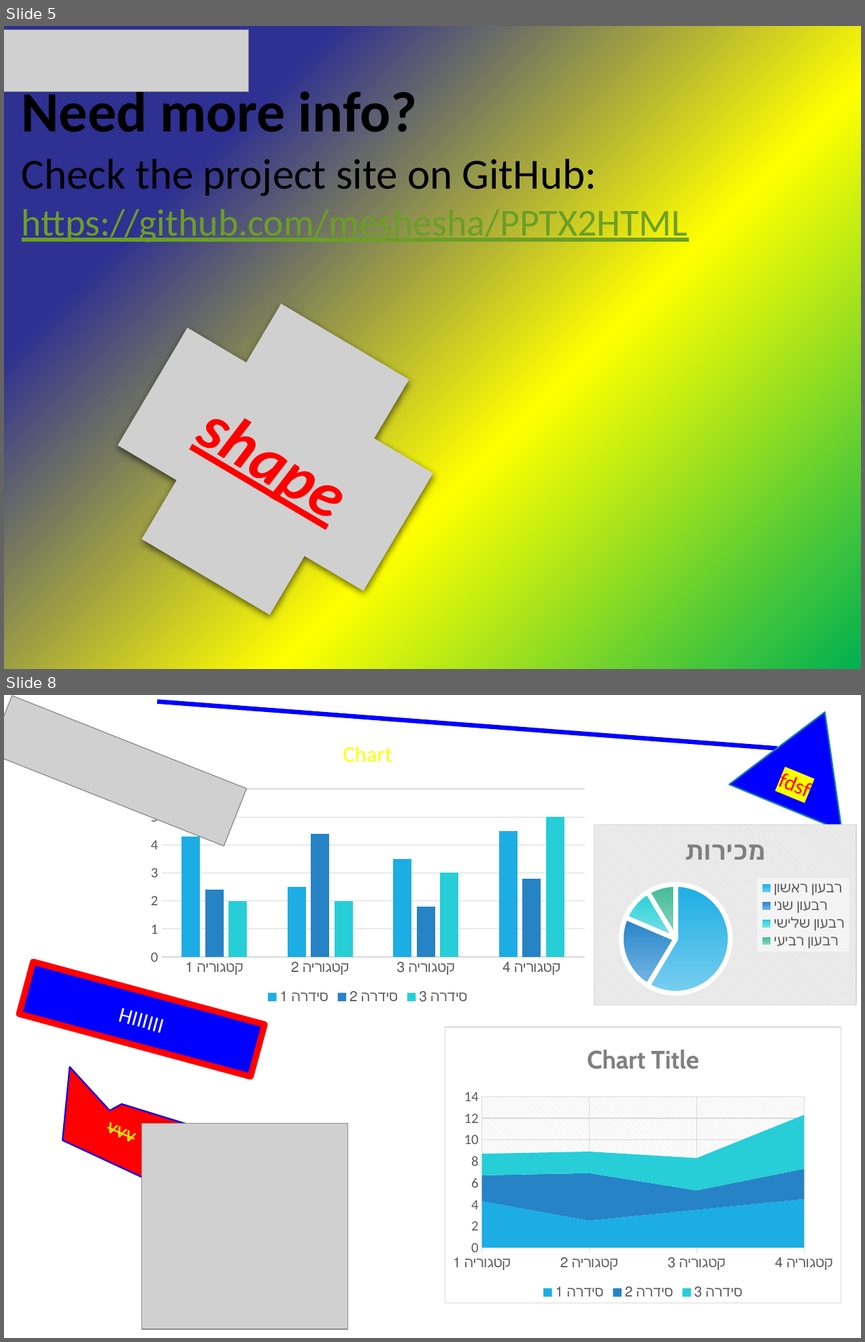
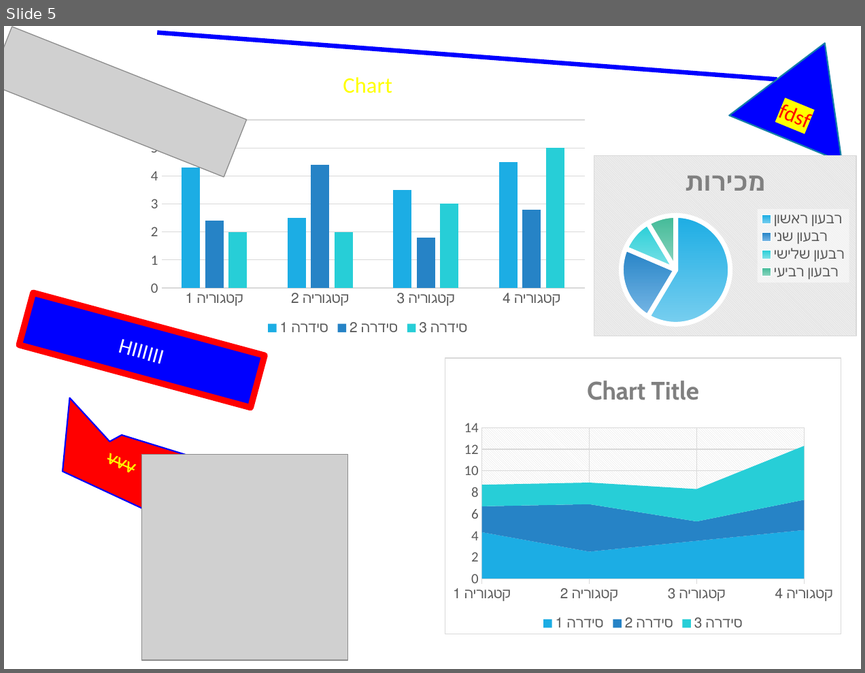
Before and after one commit to meshesha/meshesha.github.io, a slide deck: pptxjs/Sample_12.pptx. Shown one above the other, each under a label of ours: slides 5 and 8 before the commit, slide 5 after it; the slides between them are not shown. The pictures are 865x1342 and 865x673 pixels, drawn with LibreOffice and Linux fonts; fonts in the diff are those of the drawing; grey boxes stand for pictures; background and template pictures are left out. Boxes give left, top, right and bottom in pixels: in the first picture for what was removed or moved away, otherwise in the second. Text is boxed around its words. In the diff, an @@ line names an element or a change of style, - is before the commit and + after.

```diff
--- a/pptxjs/Sample_12.pptx
+++ b/pptxjs/Sample_12.pptx
@@ slide 5 removed at box(4, 26, 861, 669), background gradient #2E3092 to #FFFF00 to #00B050 @@
@@ picture removed at box(4, 29, 248, 91) @@
@@ text removed at box(22, 84, 417, 132) @@
-Need more info?
@@ text removed at box(22, 159, 688, 244) @@
-Check the project site on GitHub:
-https://github.com/meshesha/PPTX2HTML
@@ picture removed at box(83, 269, 468, 650) @@
-shape
@@ what was slide 8 is now slide 5 @@
```
Also in this commit, not shown: 4 slides changed, 2 other slides removed.
